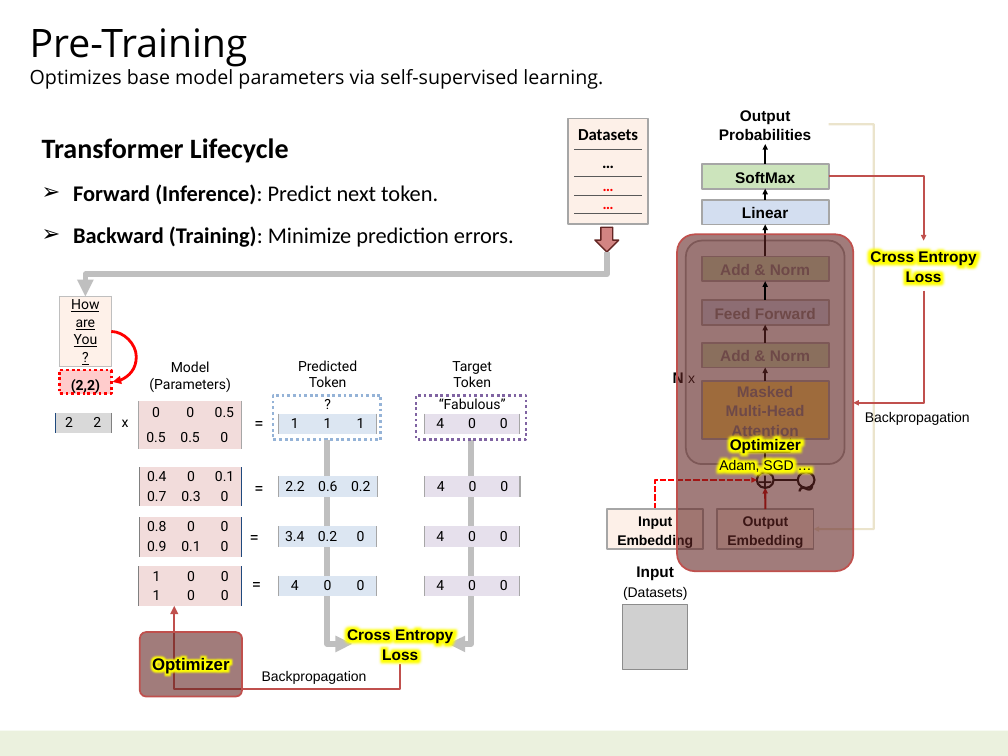
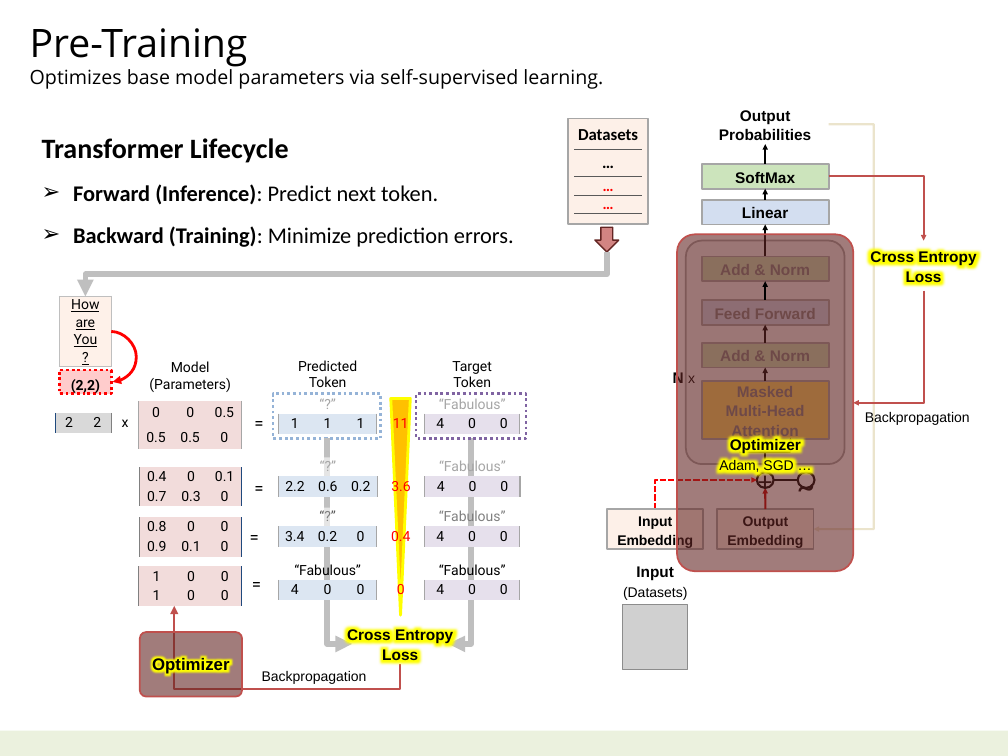
Before and after one commit to navibator/crazy-ai, a slide deck: slide 14 of ai.pptx. Drawn at 1008x756 pixels with LibreOffice and Linux fonts; fonts in the diff are those of the drawing; grey boxes stand for pictures. Boxes give left, top, right and bottom in pixels: in the first picture for what was removed or moved away, otherwise in the second. Text is boxed around its words. In the diff, an @@ line names an element or a change of style, - is before the commit and + after.

```diff
--- a/ai.pptx
+++ b/ai.pptx
@@ table at (278, 354, 519, 436) @@
-row 2, column 1: ?
+row 2, column 1: “?”
-row 3, column 4: 
+row 3, column 4: 11
@@ text colour #000000 to #A6A6A6 in "“Fabulous”" @@
@@ flow chart merge added at (391, 398, 410, 615), fill #FFC000, outline #FFFF00 2 pt @@
@@ table at (278, 458, 519, 498) @@
-row 1, column 1: 
+row 1, column 1: “?”
-row 1, column 5: 
+row 1, column 5: “Fabulous”
-row 2, column 4: 
+row 2, column 4: 3.6
@@ fill none to #FFFFFF at 60% opacity in row 1, column 1 @@
@@ table at (278, 508, 519, 598) @@
-row 1, column 1: 
+row 1, column 1: “?”
-row 1, column 5: 
+row 1, column 5: “Fabulous”
-row 2, column 4: 
+row 2, column 4: 0.4
@@ fill none to #FFFFFF at 60% opacity in row 1, column 1 @@
@@ table at (278, 561, 519, 602) @@
-row 1, column 1: 
+row 1, column 1: “Fabulous”
-row 1, column 5: 
+row 1, column 5: “Fabulous”
-row 2, column 4: 
+row 2, column 4: 0
@@ table: place and size @@
-table at (278, 556, 519, 596)
+table at (278, 561, 519, 602)
```
Also in this commit, not shown: 1 other file.
